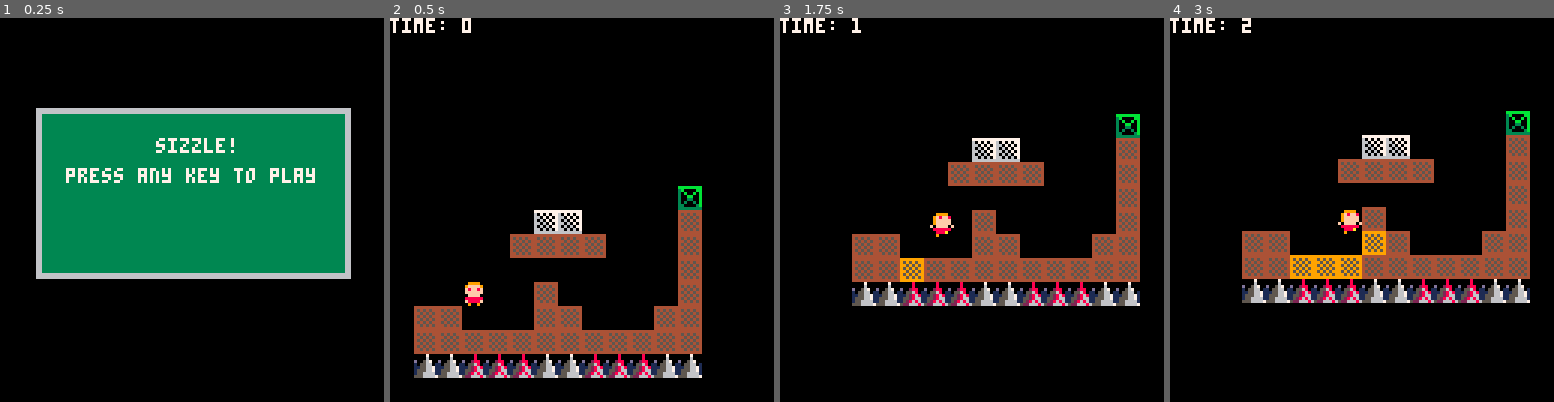
Above: before the commit, frames 1-4 (left to right).
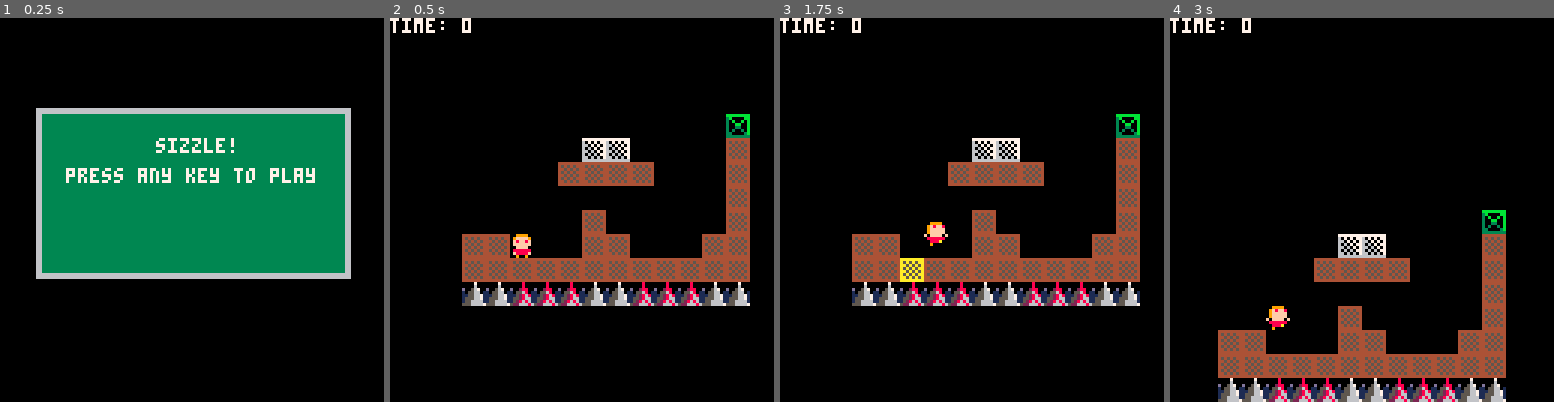
Above: after the commit, the same moments.

Repository: millwardesque/sizzle
Game: PICO-8 cartridge sizzle.p8
Two runs of this game, one before a commit and one after it. Both use one fixed random seed, a clock stepped at 60 frames per second and the inputs below.
Inputs:
- Up to frame 1 (0.25 s): no input
- Up to frame 2 (0.5 s): tap X (X key) at 0.33 s
- Up to frame 3 (1.75 s): tap O (Z key) at 0.7, 1.7 s; tap X (X key) at 1.07 s; hold Right from 1.6 s (still down)
- Up to frame 4 (3 s): tap X (X key) at 1.85, 2.97 s; release Right at 2.1 s; tap O (Z key) at 2.1, 2.5, 2.9 s; hold Up 2.15-2.42 s; hold Right from 2.47 s (still down)

Frame 1 is identical in both runs. In frame 2, 27% of the frame differs, in the area x 6-94%, y 25-94%; in frame 3, 0.7%; in frame 4, 26%.

Commit message:
Finished support for multiple levels.

Diff:
--- a/game.lua
+++ b/game.lua
@@ -16,9 +16,19 @@
 
 g_levels = {
 	{
-		cell_offset_x = 1,
-		cell_offset_y = 1,
+		cell_x = 0,
+		cell_y = 0,
+		width = 16,
+		height = 16,
 		player_start_x = 1 * 128 / 4,
+		player_start_y = 3 * 128 / 4,
+	},
+	{
+		cell_x = 16,
+		cell_y = 0,
+		width = 16,
+		height = 16,
+		player_start_x = (16 * 8) + (0 * 128 / 4),
 		player_start_y = 3 * 128 / 4,
 	}
 }
@@ -27,6 +37,7 @@
 
 --
 -- Encapsulates the ingame state
+-- @TODO Merge down into g_game manager
 --
 ingame_state = {
 	scene = nil,
@@ -38,25 +49,23 @@
 	enter = function(self)
 		self.scene = {}
 
-		g_physics.init(g_physics, make_vec2(0, 2.75))
-
-		-- Create the tiles
-		if self.tile_manager == nil then
-			self.tile_manager = make_tile_manager(128, 128)
-		end
-		self.tile_manager.init(self.tile_manager)
+		-- Retrieve the player
+		self.player = g_game.player
+		add(self.scene, self.player)
+
+		-- Retrieve the tile manager
+		self.tile_manager = g_game.tile_manager
 		add(self.scene, self.tile_manager)
-
-		-- Make the camera
+		for tile in all(self.tile_manager.active_tiles) do
+			add(self.scene, tile)
+		end
+
+		-- Retrieve the camera
 		self.main_camera = g_game.main_camera
 		add(self.scene, self.main_camera)
-
-		-- Make the player
-		self.player = g_game.player
-		add(self.scene, self.player)
-
 		self.main_camera.follow_cam.target = self.player
-		game_timer = 0
+
+		self.game_timer = 0
 	end,
 
 	update = function(self)
@@ -290,7 +299,7 @@
 		local collisions = self.check_for_collisions(self, {}, 1)
 		self.is_on_ground = false
 		for col in all(collisions) do
-			local tile = g_state.tile_manager.tiles[col.cell.x + 1][col.cell.y + 1]
+			local tile = g_state.tile_manager.get_tile_at_cell(g_state.tile_manager, col.cell.x, col.cell.y)
 			g_log.log(tile_str(tile))
 
 			if tile.type == g_flags.normal then
@@ -489,13 +498,13 @@
 		end
 
 		if elapsed_changed then
-			 if self.elapsed < 0.2 then
-			 	mset(self.cell_x, self.cell_y, self.sprites[1])
-			 elseif self.elapsed / self.max_duration > 0.6 then
-			 	mset(self.cell_x, self.cell_y, self.sprites[3])
-			 elseif self.elapsed / self.max_duration <= 0.6 then
-			 	mset(self.cell_x, self.cell_y, self.sprites[2])
-			 end
+			if self.elapsed / self.max_duration < 0.2 then
+				mset(self.cell_x, self.cell_y, self.sprites[1])
+			elseif self.elapsed / self.max_duration > 0.6 then
+				mset(self.cell_x, self.cell_y, self.sprites[3])
+			elseif self.elapsed / self.max_duration <= 0.6 then
+				mset(self.cell_x, self.cell_y, self.sprites[2])
+			end
 		end
 
 	end
@@ -512,14 +521,16 @@
 end
 
 function tile_str(tile)
-	return tile.name.." ("..tile.type.."): s= "..tile.state.." e= "..tile.elapsed.."/"..tile.max_duration
+	return tile.name.." ("..tile.type.."): s="..tile.state.." e="..tile.elapsed.."/"..tile.max_duration
 end
 
 --
 -- Creates a manager for a grid of tiles
-function make_tile_manager(width, height)
+function make_tile_manager(start_x, start_y, width, height)
 	local tile_manager = make_game_object("tile manager", start_x, start_y)
 	tile_manager.tiles = {}
+	tile_manager.start_x = start_x
+	tile_manager.start_y = start_y
 	tile_manager.width = width
 	tile_manager.height = height
 	tile_manager.tile_timer_duration = 60
@@ -537,13 +548,13 @@
 
 		for x = 0, self.width - 1 do
 			add(self.tiles, {})
+			local cell_x = x + self.start_x
 			for y = 0, self.height - 1 do
-				if is_cell_collidable(x, y) then
-					-- @TODO Reset to default tile instead of warmed-up tile.
-					local tiletype = get_tile_type(mget(x, y))
-					add(self.tiles[x + 1], make_tile("tile-"..x.."-"..y, tiletype, x, y, self.tile_timer_duration, self.cooldown_rate, self.warmup_rate))
+				local cell_y = y + self.start_y
+				if is_cell_collidable(cell_x, cell_y) then
+					local tiletype = get_tile_type(mget(cell_x, cell_y))
+					add(self.tiles[x + 1], make_tile("tile-"..cell_x.."-"..cell_y, tiletype, cell_x, cell_y, self.tile_timer_duration, self.cooldown_rate, self.warmup_rate))
 					add(self.active_tiles, self.tiles[x + 1][y + 1])
-					add(g_state.scene, self.tiles[x + 1][y + 1])
 				else
 					add(self.tiles[x + 1], 0) -- Can't add nil to a table for some reason.
 				end
@@ -572,6 +583,11 @@
 				end
 			end
 		end
+	end
+
+	tile_manager.get_tile_at_cell = function(self, x, y)
+		-- @DEBUG g_log.syslog("p: ("..x..", "..y..") vs. ("..(1 + x - self.start_x)..", "..(1 + y - self.start_y)..")")
+		return self.tiles[1 + x - self.start_x][1 + y - self.start_y]
 	end
 
 	return tile_manager
@@ -637,7 +653,9 @@
 		levels = levels,
 		active_level = nil,
 		player = nil,
-		main_camera = nil
+		main_camera = nil,
+		tile_manager = nil,
+		scene = {}
 	}
 
 	g.init = function(self)
@@ -660,8 +678,18 @@
 		self.player.position = make_vec2(new_level.player_start_x, new_level.player_start_y)
 		self.active_level = level_index
 
-		self.main_camera = make_camera("main", new_level.cell_offset_x * 8, new_level.cell_offset_y * 8, 0, 0, 128, 128)
+		self.main_camera = make_camera("main", 0, 0, 0, 0, 128, 128)
 		attach_follow_camera(self.main_camera, 48, 32, nil)
+
+		g_physics.init(g_physics, make_vec2(0, 2.75))
+
+		-- Create the tiles
+		if self.tile_manager ~= nil then
+			self.tile_manager.reset(self.tile_manager)
+		end
+
+		self.tile_manager = make_tile_manager(new_level.cell_x, new_level.cell_y, new_level.width, new_level.height)
+		self.tile_manager.init(self.tile_manager)
 
 		set_game_state(ingame_state)
 	end
--- a/sizzle.p8
+++ b/sizzle.p8
@@ -19,9 +19,19 @@
 
 g_levels = {
 	{
-		cell_offset_x = 1,
-		cell_offset_y = 1,
+		cell_x = 0,
+		cell_y = 0,
+		width = 16,
+		height = 16,
 		player_start_x = 1 * 128 / 4,
+		player_start_y = 3 * 128 / 4,
+	},
+	{
+		cell_x = 16,
+		cell_y = 0,
+		width = 16,
+		height = 16,
+		player_start_x = (16 * 8) + (0 * 128 / 4),
 		player_start_y = 3 * 128 / 4,
 	}
 }
@@ -30,6 +40,7 @@
 
 --
 -- Encapsulates the ingame state
+-- @TODO Merge down into g_game manager
 --
 ingame_state = {
 	scene = nil,
@@ -41,25 +52,23 @@
 	enter = function(self)
 		self.scene = {}
 
-		g_physics.init(g_physics, make_vec2(0, 2.75))
-
-		-- Create the tiles
-		if self.tile_manager == nil then
-			self.tile_manager = make_tile_manager(128, 128)
-		end
-		self.tile_manager.init(self.tile_manager)
+		-- Retrieve the player
+		self.player = g_game.player
+		add(self.scene, self.player)
+
+		-- Retrieve the tile manager
+		self.tile_manager = g_game.tile_manager
 		add(self.scene, self.tile_manager)
-
-		-- Make the camera
+		for tile in all(self.tile_manager.active_tiles) do
+			add(self.scene, tile)
+		end
+
+		-- Retrieve the camera
 		self.main_camera = g_game.main_camera
 		add(self.scene, self.main_camera)
-
-		-- Make the player
-		self.player = g_game.player
-		add(self.scene, self.player)
-
 		self.main_camera.follow_cam.target = self.player
-		game_timer = 0
+
+		self.game_timer = 0
 	end,
 
 	update = function(self)
@@ -293,7 +302,7 @@
 		local collisions = self.check_for_collisions(self, {}, 1)
 		self.is_on_ground = false
 		for col in all(collisions) do
-			local tile = g_state.tile_manager.tiles[col.cell.x + 1][col.cell.y + 1]
+			local tile = g_state.tile_manager.get_tile_at_cell(g_state.tile_manager, col.cell.x, col.cell.y)
 			g_log.log(tile_str(tile))
 
 			if tile.type == g_flags.normal then
@@ -492,13 +501,13 @@
 		end
 
 		if elapsed_changed then
-			 if self.elapsed < 0.2 then
-			 	mset(self.cell_x, self.cell_y, self.sprites[1])
-			 elseif self.elapsed / self.max_duration > 0.6 then
-			 	mset(self.cell_x, self.cell_y, self.sprites[3])
-			 elseif self.elapsed / self.max_duration <= 0.6 then
-			 	mset(self.cell_x, self.cell_y, self.sprites[2])
-			 end
+			if self.elapsed / self.max_duration < 0.2 then
+				mset(self.cell_x, self.cell_y, self.sprites[1])
+			elseif self.elapsed / self.max_duration > 0.6 then
+				mset(self.cell_x, self.cell_y, self.sprites[3])
+			elseif self.elapsed / self.max_duration <= 0.6 then
+				mset(self.cell_x, self.cell_y, self.sprites[2])
+			end
 		end
 
 	end
@@ -515,14 +524,16 @@
 end
 
 function tile_str(tile)
-	return tile.name.." ("..tile.type.."): s= "..tile.state.." e= "..tile.elapsed.."/"..tile.max_duration
+	return tile.name.." ("..tile.type.."): s="..tile.state.." e="..tile.elapsed.."/"..tile.max_duration
 end
 
 --
 -- Creates a manager for a grid of tiles
-function make_tile_manager(width, height)
+function make_tile_manager(start_x, start_y, width, height)
 	local tile_manager = make_game_object("tile manager", start_x, start_y)
 	tile_manager.tiles = {}
+	tile_manager.start_x = start_x
+	tile_manager.start_y = start_y
 	tile_manager.width = width
 	tile_manager.height = height
 	tile_manager.tile_timer_duration = 60
@@ -540,13 +551,13 @@
 
 		for x = 0, self.width - 1 do
 			add(self.tiles, {})
+			local cell_x = x + self.start_x
 			for y = 0, self.height - 1 do
-				if is_cell_collidable(x, y) then
-					-- @TODO Reset to default tile instead of warmed-up tile.
-					local tiletype = get_tile_type(mget(x, y))
-					add(self.tiles[x + 1], make_tile("tile-"..x.."-"..y, tiletype, x, y, self.tile_timer_duration, self.cooldown_rate, self.warmup_rate))
+				local cell_y = y + self.start_y
+				if is_cell_collidable(cell_x, cell_y) then
+					local tiletype = get_tile_type(mget(cell_x, cell_y))
+					add(self.tiles[x + 1], make_tile("tile-"..cell_x.."-"..cell_y, tiletype, cell_x, cell_y, self.tile_timer_duration, self.cooldown_rate, self.warmup_rate))
 					add(self.active_tiles, self.tiles[x + 1][y + 1])
-					add(g_state.scene, self.tiles[x + 1][y + 1])
 				else
 					add(self.tiles[x + 1], 0) -- Can't add nil to a table for some reason.
 				end
@@ -575,6 +586,11 @@
 				end
 			end
 		end
+	end
+
+	tile_manager.get_tile_at_cell = function(self, x, y)
+		-- @DEBUG g_log.syslog("p: ("..x..", "..y..") vs. ("..(1 + x - self.start_x)..", "..(1 + y - self.start_y)..")")
+		return self.tiles[1 + x - self.start_x][1 + y - self.start_y]
 	end
 
 	return tile_manager
@@ -640,7 +656,9 @@
 		levels = levels,
 		active_level = nil,
 		player = nil,
-		main_camera = nil
+		main_camera = nil,
+		tile_manager = nil,
+		scene = {}
 	}
 
 	g.init = function(self)
@@ -663,8 +681,18 @@
 		self.player.position = make_vec2(new_level.player_start_x, new_level.player_start_y)
 		self.active_level = level_index
 
-		self.main_camera = make_camera("main", new_level.cell_offset_x * 8, new_level.cell_offset_y * 8, 0, 0, 128, 128)
+		self.main_camera = make_camera("main", 0, 0, 0, 0, 128, 128)
 		attach_follow_camera(self.main_camera, 48, 32, nil)
+
+		g_physics.init(g_physics, make_vec2(0, 2.75))
+
+		-- Create the tiles
+		if self.tile_manager ~= nil then
+			self.tile_manager.reset(self.tile_manager)
+		end
+
+		self.tile_manager = make_tile_manager(new_level.cell_x, new_level.cell_y, new_level.width, new_level.height)
+		self.tile_manager.init(self.tile_manager)
 
 		set_game_state(ingame_state)
 	end
@@ -1246,152 +1274,152 @@
 0000000000001010101000000010000000000000000000000000000000000000000000000000000000000000000000000000000000000000000000000000000000000000000000000000000000000000000000000000000000000000000000000000000000000000000000000000000000000000000000000000000000000000
 0000000000000000000000000010000000000000000000000000000000000000000000000000000000000000000000000000000000000000000000000000000000000000000000000000000000000000000000000000000000000000000000000000000000000000000000000000000000000000000000000000000000000000
 0000000000000010000000000010000000000000000000000000000000000000000000000000000000000000000000000000000000000000000000000000000000000000000000000000000000000000000000000000000000000000000000000000000000000000000000000000000000000000000000000000000000000000
-0000101000000010100000001010000000000000000000000000000000000000000000000000000000000000000000000000000000000000000000000000000000000000000000000000000000000000000000000000000000000000000000000000000000000000000000000000000000000000000000000000000000000000
-0000101010101010101010101010000000000000000000000000000000000000000000000000000000000000000000000000000000000000000000000000000000000000000000000000000000000000000000000000000000000000000000000000000000000000000000000000000000000000000000000000000000000000
-0000202021212120202121212020000000000000000000000000000000000000000000000000000000000000000000000000000000000000000000000000000000000000000000000000000000000000000000000000000000000000000000000000000000000000000000000000000000000000000000000000000000000000
-0000000000000000000000000000000000000000000000000000000000000000000000000000000000000000000000000000000000000000000000000000000000000000000000000000000000000000000000000000000000000000000000000000000000000000000000000000000000000000000000000000000000000000
-0000000000000000000000000000000000000000000000000000000000000000000000000000000000000000000000000000000000000000000000000000000000000000000000000000000000000000000000000000000000000000000000000000000000000000000000000000000000000000000000000000000000000000
-0000000000000000000000000000000000000000000000000000000000000000000000000000000000000000000000000000000000000000000000000000000000000000000000000000000000000000000000000000000000000000000000000000000000000000000000000000000000000000000000000000000000000000
-0000000000000000000000000000000000000000000000000000000000000000000000000000000000000000000000000000000000000000000000000000000000000000000000000000000000000000000000000000000000000000000000000000000000000000000000000000000000000000000000000000000000000000
-0000000000000000000000000000000000000000000000000000000000000000000000000000000000000000000000000000000000000000000000000000000000000000000000000000000000000000000000000000000000000000000000000000000000000000000000000000000000000000000000000000000000000000
-0000000000000000000000000000000000000000000000000000000000000000000000000000000000000000000000000000000000000000000000000000000000000000000000000000000000000000000000000000000000000000000000000000000000000000000000000000000000000000000000000000000000000000
-0000000000000000000000000000000000000000000000000000000000000000000000000000000000000000000000000000000000000000000000000000000000000000000000000000000000000000000000000000000000000000000000000000000000000000000000000000000000000000000000000000000000000000
-0000000000000000000000000000000000000000000000000000000000000000000000000000000000000000000000000000000000000000000000000000000000000000000000000000000000000000000000000000000000000000000000000000000000000000000000000000000000000000000000000000000000000000
-0000000000000000000000000000000000000000000000000000000000000000000000000000000000000000000000000000000000000000000000000000000000000000000000000000000000000000000000000000000000000000000000000000000000000000000000000000000000000000000000000000000000000000
-0000000000000000000000000000000000000000000000000000000000000000000000000000000000000000000000000000000000000000000000000000000000000000000000000000000000000000000000000000000000000000000000000000000000000000000000000000000000000000000000000000000000000000
-0000000000000000000000000000000000000000000000000000000000000000000000000000000000000000000000000000000000000000000000000000000000000000000000000000000000000000000000000000000000000000000000000000000000000000000000000000000000000000000000000000000000000000
-0000000000000000000000000000000000000000000000000000000000000000000000000000000000000000000000000000000000000000000000000000000000000000000000000000000000000000000000000000000000000000000000000000000000000000000000000000000000000000000000000000000000000000
-0000000000000000000000000000000000000000000000000000000000000000000000000000000000000000000000000000000000000000000000000000000000000000000000000000000000000000000000000000000000000000000000000000000000000000000000000000000000000000000000000000000000000000
-0000000000000000000000000000000000000000000000000000000000000000000000000000000000000000000000000000000000000000000000000000000000000000000000000000000000000000000000000000000000000000000000000000000000000000000000000000000000000000000000000000000000000000
-0000000000000000000000000000000000000000000000000000000000000000000000000000000000000000000000000000000000000000000000000000000000000000000000000000000000000000000000000000000000000000000000000000000000000000000000000000000000000000000000000000000000000000
-0000000000000000000000000000000000000000000000000000000000000000000000000000000000000000000000000000000000000000000000000000000000000000000000000000000000000000000000000000000000000000000000000000000000000000000000000000000000000000000000000000000000000000
-…(130 lines of a section not shown)…
+0000101000000010100000001010000000000000000000001300000000000000000000000000000000000000000000000000000000000000000000000000000000000000000000000000000000000000000000000000000000000000000000000000000000000000000000000000000000000000000000000000000000000000
+0000101010101010101010101010000014100000000010101400000000000000000000000000000000000000000000000000000000000000000000000000000000000000000000000000000000000000000000000000000000000000000000000000000000000000000000000000000000000000000000000000000000000000
+0000202021212120202121212020000000212121212121000000000000000000000000000000000000000000000000000000000000000000000000000000000000000000000000000000000000000000000000000000000000000000000000000000000000000000000000000000000000000000000000000000000000000000
+0000000000000000000000000000000000000000000000000000000000000000000000000000000000000000000000000000000000000000000000000000000000000000000000000000000000000000000000000000000000000000000000000000000000000000000000000000000000000000000000000000000000000000
+0000000000000000000000000000000000000000000000000000000000000000000000000000000000000000000000000000000000000000000000000000000000000000000000000000000000000000000000000000000000000000000000000000000000000000000000000000000000000000000000000000000000000000
+0000000000000000000000000000000000000000000000000000000000000000000000000000000000000000000000000000000000000000000000000000000000000000000000000000000000000000000000000000000000000000000000000000000000000000000000000000000000000000000000000000000000000000
+0000000000000000000000000000000000000000000000000000000000000000000000000000000000000000000000000000000000000000000000000000000000000000000000000000000000000000000000000000000000000000000000000000000000000000000000000000000000000000000000000000000000000000
+0000000000000000000000000000000000000000000000000000000000000000000000000000000000000000000000000000000000000000000000000000000000000000000000000000000000000000000000000000000000000000000000000000000000000000000000000000000000000000000000000000000000000000
+0000000000000000000000000000000000000000000000000000000000000000000000000000000000000000000000000000000000000000000000000000000000000000000000000000000000000000000000000000000000000000000000000000000000000000000000000000000000000000000000000000000000000000
+0000000000000000000000000000000000000000000000000000000000000000000000000000000000000000000000000000000000000000000000000000000000000000000000000000000000000000000000000000000000000000000000000000000000000000000000000000000000000000000000000000000000000000
+0000000000000000000000000000000000000000000000000000000000000000000000000000000000000000000000000000000000000000000000000000000000000000000000000000000000000000000000000000000000000000000000000000000000000000000000000000000000000000000000000000000000000000
+0000000000000000000000000000000000000000000000000000000000000000000000000000000000000000000000000000000000000000000000000000000000000000000000000000000000000000000000000000000000000000000000000000000000000000000000000000000000000000000000000000000000000000
+0000000000000000000000000000000000000000000000000000000000000000000000000000000000000000000000000000000000000000000000000000000000000000000000000000000000000000000000000000000000000000000000000000000000000000000000000000000000000000000000000000000000000000
+0000000000000000000000000000000000000000000000000000000000000000000000000000000000000000000000000000000000000000000000000000000000000000000000000000000000000000000000000000000000000000000000000000000000000000000000000000000000000000000000000000000000000000
+0000000000000000000000000000000000000000000000000000000000000000000000000000000000000000000000000000000000000000000000000000000000000000000000000000000000000000000000000000000000000000000000000000000000000000000000000000000000000000000000000000000000000000
+0000000000000000000000000000000000000000000000000000000000000000000000000000000000000000000000000000000000000000000000000000000000000000000000000000000000000000000000000000000000000000000000000000000000000000000000000000000000000000000000000000000000000000
+0000000000000000000000000000000000000000000000000000000000000000000000000000000000000000000000000000000000000000000000000000000000000000000000000000000000000000000000000000000000000000000000000000000000000000000000000000000000000000000000000000000000000000
+0000000000000000000000000000000000000000000000000000000000000000000000000000000000000000000000000000000000000000000000000000000000000000000000000000000000000000000000000000000000000000000000000000000000000000000000000000000000000000000000000000000000000000
+0000000000000000000000000000000000000000000000000000000000000000000000000000000000000000000000000000000000000000000000000000000000000000000000000000000000000000000000000000000000000000000000000000000000000000000000000000000000000000000000000000000000000000
+…(130 lines of a section not shown)…
Not shown, changed: readme.md
